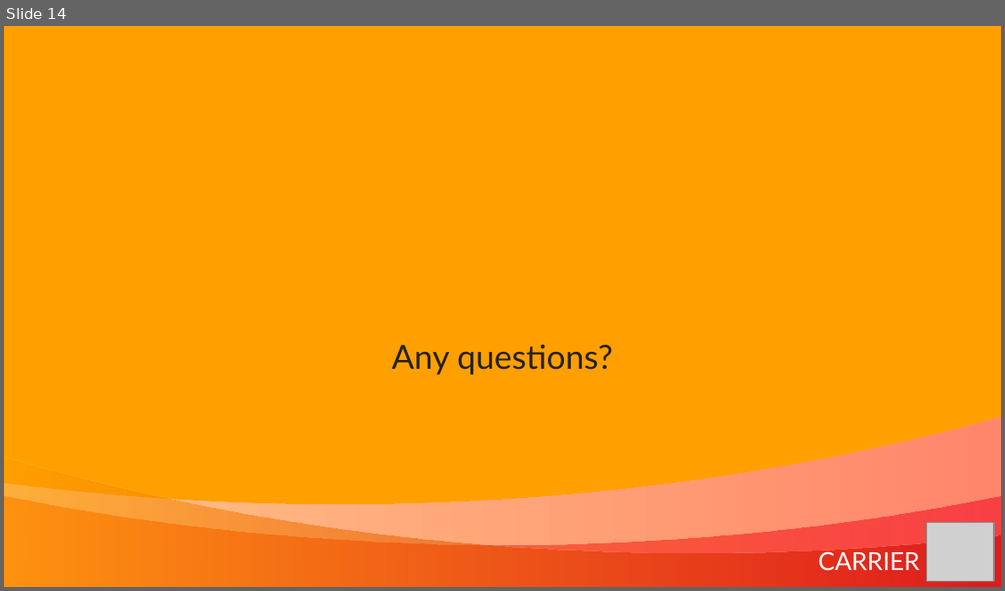
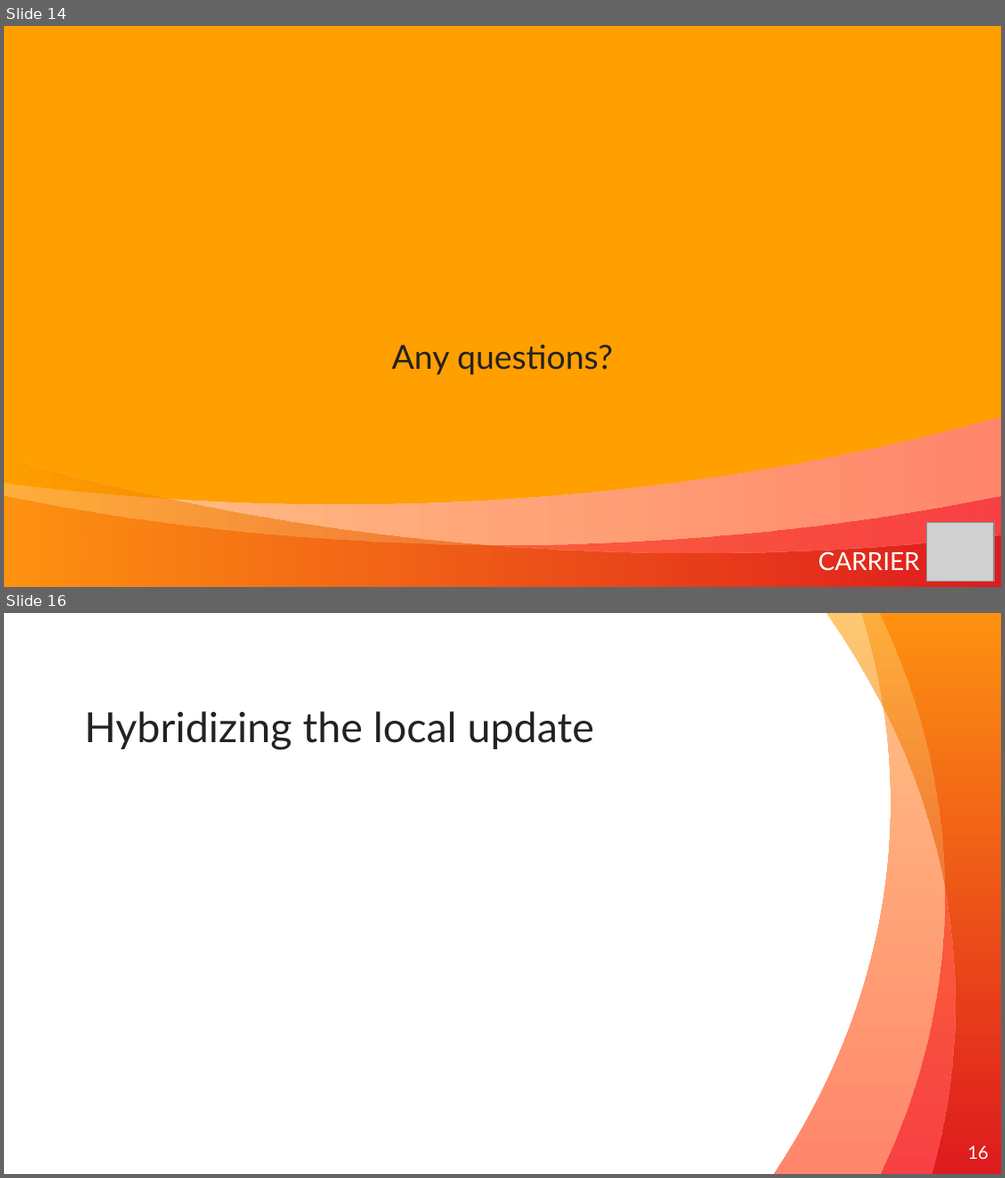
Before and after one commit to CARRIER-project/verticox, a slide deck: Verticox.pptx. Shown one above the other, each under a label of ours: slide 14 before the commit, slides 14 and 16 after it; the slides between them are not shown. The pictures are 1005x591 and 1005x1178 pixels, drawn with LibreOffice and Linux fonts; fonts in the diff are those of the drawing; grey boxes stand for pictures. Boxes give left, top, right and bottom in pixels: in the first picture for what was removed or moved away, otherwise in the second. Text is boxed around its words. In the diff, an @@ line names an element or a change of style, - is before the commit and + after.

```diff
--- a/Verticox.pptx
+++ b/Verticox.pptx
@@ slide 16 added at (x1=4, y1=613, x2=1001, y2=1174), background #FFFFFF @@
@@ freeform shape added at (x1=773, y1=613, x2=1001, y2=1174), fill gradient #FFC486 to #FF866B @@
@@ freeform shape added at (x1=826, y1=613, x2=1001, y2=1174), fill gradient #FF9F00 to #CC0000 @@
@@ freeform shape added at (x1=879, y1=613, x2=1001, y2=1174), fill gradient #F20122 to #FF6A00 @@
@@ title added at (x1=84, y1=711, x2=594, y2=750), 30 pt, text #222222 @@
+Hybridizing the local update
@@ page number added at (x1=968, y1=1145, x2=988, y2=1159), 13 pt, text #FFFFFF @@
+16
```
Also in this commit, not shown: 1 slide changed, 1 other slide added.
